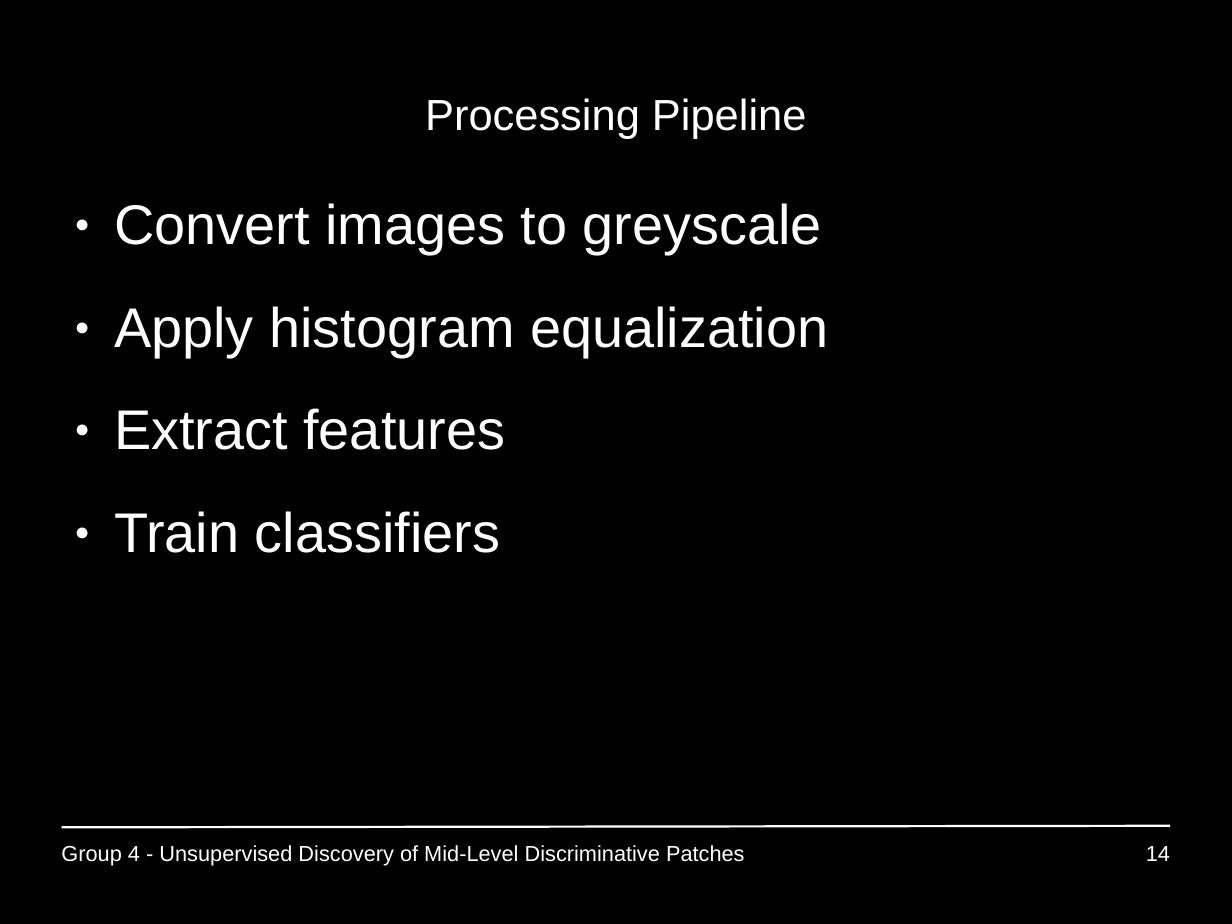
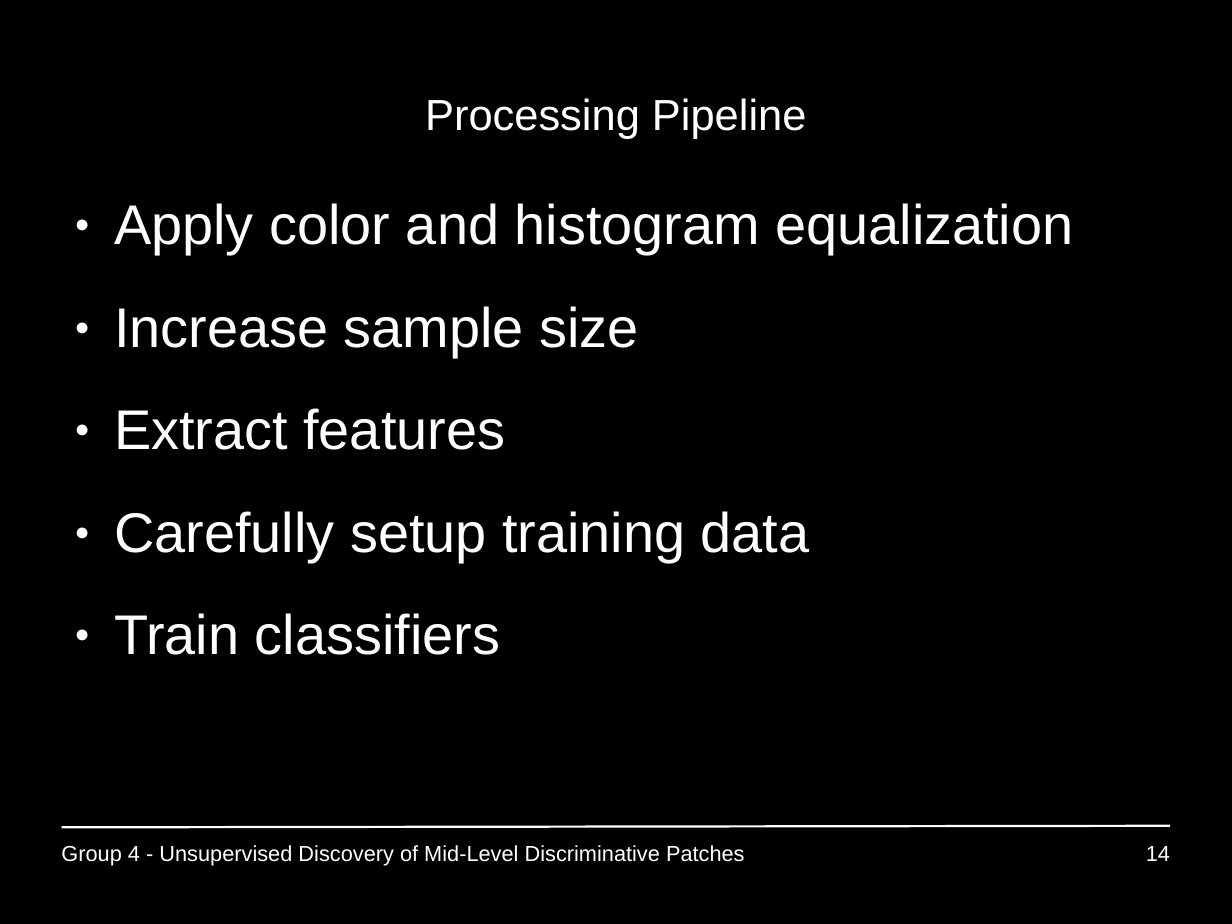
Before and after one commit to GiannisPapadopoulos/DiscriminativePatches, a slide deck: slide 14 of presentations/period3/MAI_Project1_Group4.ppt. Drawn at 1232x924 pixels with LibreOffice and Linux fonts; fonts in the diff are those of the drawing. Boxes give left, top, right and bottom in pixels: in the first picture for what was removed or moved away, otherwise in the second. Text is boxed around its words. In the diff, an @@ line names an element or a change of style, - is before the commit and + after.

Commit message:
small correction

```diff
--- a/presentations/period3/MAI_Project1_Group4.ppt
+++ b/presentations/period3/MAI_Project1_Group4.ppt
@@ text at box(114, 203, 1073, 357): text changed @@
-● Convert images to greyscale
-● Apply histogram equalization
+● Apply color and histogram equalization
+● Increase sample size
@@ text at box(114, 511, 810, 562): paragraph added @@
+● Carefully setup training data
```
